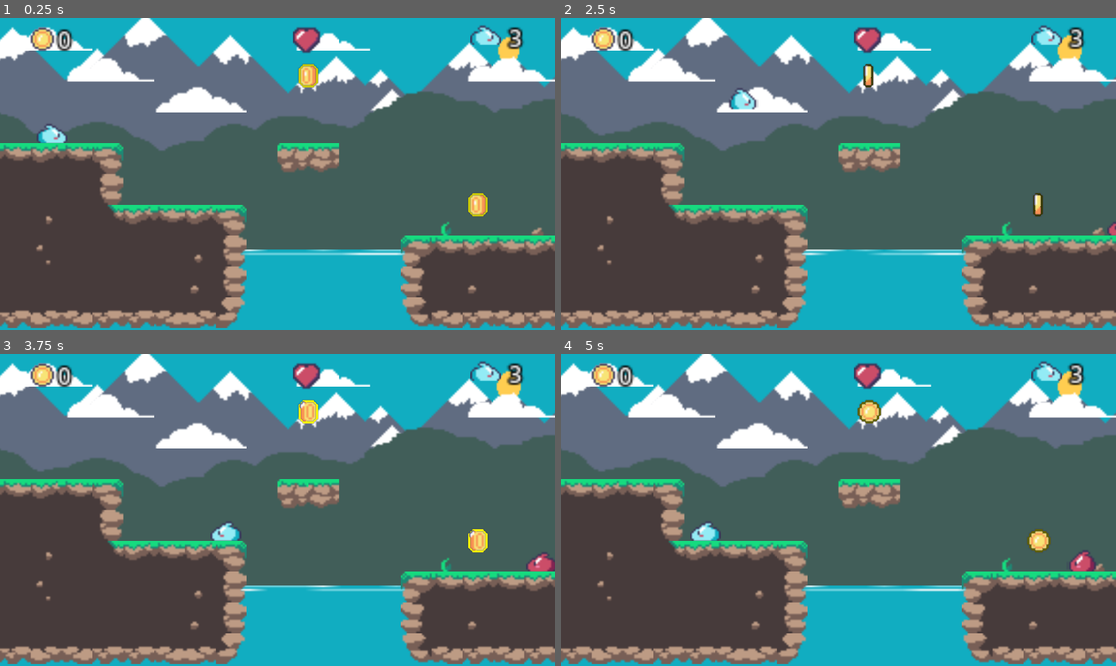
Above: before the commit, frames 1-4 (two rows, left to right).
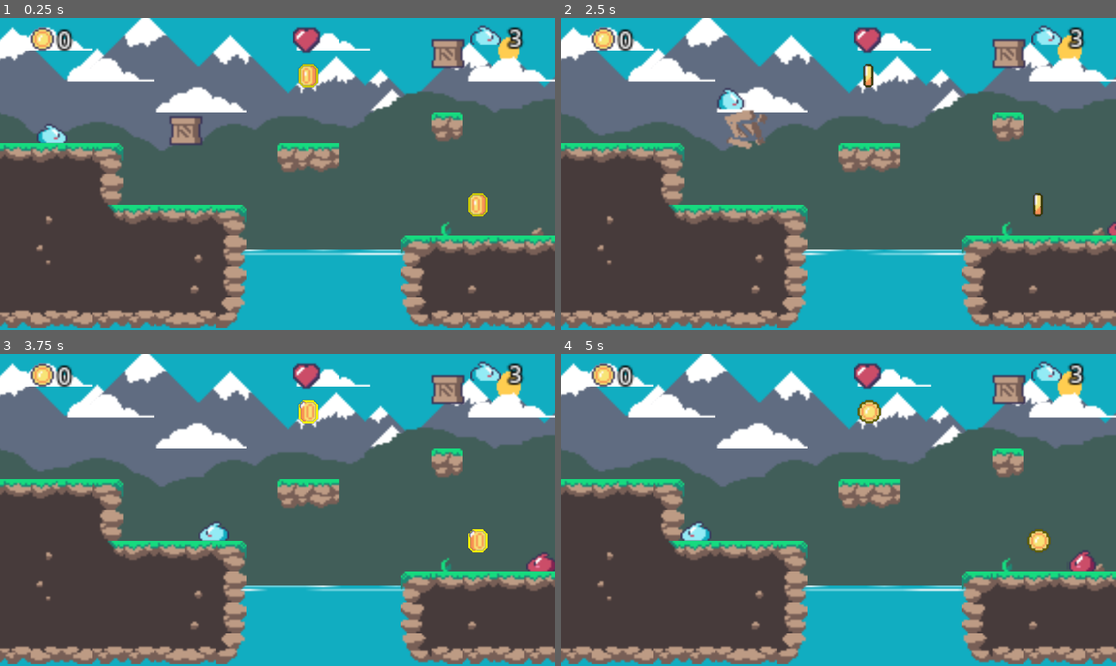
Above: after the commit, the same moments.

Repository: jacmba/godot-2d-platformer-game
Game: Godot game, scene res://scenes/world/stage2.tscn
Two runs of this game, one before a commit and one after it. Both use one fixed random seed, a clock stepped at 60 frames per second and the inputs below. This scene is started directly instead of the project's main scene.
Inputs (mouse positions are in pixels of both pictures, inside the frame that each line leads up to):
- Up to frame 1 (0.25 s): no input
- Up to frame 2 (2.5 s): tap Enter at 0.5 s; move the mouse to (960, 158) at 0.52 s; hold Right (move_right) 0.53-1.25 s; hold Shift 0.53-1.25 s; click (960, 158) at 0.67 s; tap Space (jump) at 0.77 s; drag from (727, 189) to (1038, 205) at 1.27 s; move the mouse to (894, 105) at 2.02 s; hold Right (move_right) from 2.03 s (still down); tap Ctrl at 2.1 s
- Up to frame 3 (3.75 s): release Right (move_right) at 2.75 s; drag from (249, 572) to (310, 413) at 2.77 s; move the mouse to (444, 556) at 3.52 s; hold Left (move_left) from 3.53 s (still down); tap Alt at 3.6 s
- Up to frame 4 (5 s): tap Space (jump) at 3.77 s; release Left (move_left) at 4.25 s; drag from (672, 463) to (1093, 559) at 4.27 s

The runs differ from the first frame. In frame 1, 1.5% of the frame differs, in the area x 30-84%, y 6-41%; in frame 2, 1.9%, in the area x 28-84%, y 6-43%; in frame 3, 1.4%; in frame 4, 1.3%.

Commit message:
Items and boxes. TDD script

Diff:
--- a/scenes/packed/hud.tscn
+++ b/scenes/packed/hud.tscn
@@ -11,7 +11,7 @@
 outline_size = 4
 outline_color = Color(0, 0, 0, 1)
 
-[node name="HUD" type="CanvasLayer" groups=["coin_listeners", "damage_listeners", "dead_zone_listeners", "death_listeners"]]
+[node name="HUD" type="CanvasLayer" groups=["coin_listeners", "damage_listeners", "dead_zone_listeners", "death_listeners", "powerup_listeners"]]
 offset = Vector2(600, 300)
 scale = Vector2(4, 4)
 transform = Transform2D(4, 0, 0, 4, 600, 300)
--- /dev/null
+++ b/scenes/packed/item_box.tscn
@@ -0,0 +1,79 @@
+[gd_scene load_steps=9 format=3 uid="uid://c281wdt5k5cq1"]
+
+[ext_resource type="Script" path="res://scripts/item_box.gd" id="1_57qsv"]
+[ext_resource type="Texture2D" uid="uid://b5tsifg5m3ta" path="res://rocky_roads/Objects/crate.png" id="1_tn4nt"]
+
+[sub_resource type="Animation" id="Animation_67lmv"]
+resource_name = "idle"
+
+[sub_resource type="Animation" id="Animation_rjbvt"]
+resource_name = "break"
+length = 0.4
+tracks/0/type = "value"
+tracks/0/imported = false
+tracks/0/enabled = true
+tracks/0/path = NodePath("Sprite2D:frame")
+tracks/0/interp = 1
+tracks/0/loop_wrap = true
+tracks/0/keys = {
+"times": PackedFloat32Array(0, 0.1, 0.2, 0.3),
+"transitions": PackedFloat32Array(1, 1, 1, 1),
+"update": 1,
+"values": [0, 1, 2, 3]
+}
+
+[sub_resource type="Animation" id="Animation_stt24"]
+length = 0.001
+tracks/0/type = "value"
+tracks/0/imported = false
+tracks/0/enabled = true
+tracks/0/path = NodePath("Sprite2D:frame")
+tracks/0/interp = 1
+tracks/0/loop_wrap = true
+tracks/0/keys = {
+"times": PackedFloat32Array(0),
+"transitions": PackedFloat32Array(1),
+"update": 1,
+"values": [0]
+}
+
+[sub_resource type="AnimationLibrary" id="AnimationLibrary_66wci"]
+_data = {
+"RESET": SubResource("Animation_stt24"),
+"break": SubResource("Animation_rjbvt"),
+"idle": SubResource("Animation_67lmv")
+}
+
+[sub_resource type="RectangleShape2D" id="RectangleShape2D_x5oll"]
+size = Vector2(14, 12)
+
+[sub_resource type="RectangleShape2D" id="RectangleShape2D_p3kwr"]
+size = Vector2(18, 11)
+
+[node name="ItemBox" type="Node2D"]
+script = ExtResource("1_57qsv")
+
+[node name="Sprite2D" type="Sprite2D" parent="."]
+texture = ExtResource("1_tn4nt")
+hframes = 4
+
+[node name="AnimationPlayer" type="AnimationPlayer" parent="."]
+libraries = {
+"": SubResource("AnimationLibrary_66wci")
+}
+
+[node name="StaticBody2D" type="StaticBody2D" parent="."]
+collision_mask = 512
+
+[node name="CollisionShape2D" type="CollisionShape2D" parent="StaticBody2D"]
+position = Vector2(0, 1)
+shape = SubResource("RectangleShape2D_x5oll")
+
+[node name="BreakDetector" type="Area2D" parent="."]
+collision_mask = 512
+
+[node name="CollisionShape2D" type="CollisionShape2D" parent="BreakDetector"]
+position = Vector2(0, 8.5)
+shape = SubResource("RectangleShape2D_p3kwr")
+
+[connection signal="body_entered" from="BreakDetector" to="." method="_on_broken"]
--- /dev/null
+++ b/scenes/packed/powerup_item.tscn
@@ -0,0 +1,109 @@
+[gd_scene load_steps=9 format=3 uid="uid://bmd3jeggncpr0"]
+
+[ext_resource type="Texture2D" uid="uid://cacjvq3bmsmha" path="res://rocky_roads/Objects/apple.png" id="1_jkono"]
+[ext_resource type="Script" path="res://scripts/powerup_item.gd" id="1_wsxb1"]
+
+[sub_resource type="RectangleShape2D" id="RectangleShape2D_dw02b"]
+size = Vector2(16, 16)
+
+[sub_resource type="Animation" id="Animation_xawmy"]
+resource_name = "idle"
+length = 0.1
+
+[sub_resource type="Animation" id="Animation_6ixnr"]
+resource_name = "beat"
+loop_mode = 1
+tracks/0/type = "value"
+tracks/0/imported = false
+tracks/0/enabled = true
+tracks/0/path = NodePath("Sprite2D:scale")
+tracks/0/interp = 1
+tracks/0/loop_wrap = true
+tracks/0/keys = {
+"times": PackedFloat32Array(0, 0.5, 1),
+"transitions": PackedFloat32Array(1, 1, 1),
+"update": 0,
+"values": [Vector2(1, 1), Vector2(2, 2), Vector2(1, 1)]
+}
+
+[sub_resource type="Animation" id="Animation_b4exr"]
+length = 0.001
+tracks/0/type = "value"
+tracks/0/imported = false
+tracks/0/enabled = true
+tracks/0/path = NodePath("Sprite2D:scale")
+tracks/0/interp = 1
+tracks/0/loop_wrap = true
+tracks/0/keys = {
+"times": PackedFloat32Array(0),
+"transitions": PackedFloat32Array(1),
+"update": 0,
+"values": [Vector2(1, 1)]
+}
+tracks/1/type = "value"
+tracks/1/imported = false
+tracks/1/enabled = true
+tracks/1/path = NodePath("Sprite2D:position")
+tracks/1/interp = 1
+tracks/1/loop_wrap = true
+tracks/1/keys = {
+"times": PackedFloat32Array(0),
+"transitions": PackedFloat32Array(1),
+"update": 0,
+"values": [Vector2(0, 0)]
+}
+
+[sub_resource type="Animation" id="Animation_siye4"]
+resource_name = "powerup"
+tracks/0/type = "value"
+tracks/0/imported = false
+tracks/0/enabled = true
+tracks/0/path = NodePath("Sprite2D:scale")
+tracks/0/interp = 1
+tracks/0/loop_wrap = true
+tracks/0/keys = {
+"times": PackedFloat32Array(0, 0.3),
+"transitions": PackedFloat32Array(1, 1),
+"update": 0,
+"values": [Vector2(1, 1), Vector2(0.5, 0.5)]
+}
+tracks/1/type = "value"
+tracks/1/imported = false
+tracks/1/enabled = true
+tracks/1/path = NodePath("Sprite2D:position")
+tracks/1/interp = 1
+tracks/1/loop_wrap = true
+tracks/1/keys = {
+"times": PackedFloat32Array(0, 1),
+"transitions": PackedFloat32Array(1, 1),
+"update": 0,
+"values": [Vector2(0, 0), Vector2(0, -50)]
+}
+
+[sub_resource type="AnimationLibrary" id="AnimationLibrary_pytem"]
+_data = {
+"RESET": SubResource("Animation_b4exr"),
+"beat": SubResource("Animation_6ixnr"),
+"idle": SubResource("Animation_xawmy"),
+"powerup": SubResource("Animation_siye4")
+}
+
+[node name="PowerupItem" type="Node2D"]
+script = ExtResource("1_wsxb1")
+
+[node name="Sprite2D" type="Sprite2D" parent="."]
+texture = ExtResource("1_jkono")
+
+[node name="Area2D" type="Area2D" parent="Sprite2D"]
+collision_mask = 512
+
+[node name="CollisionShape2D" type="CollisionShape2D" parent="Sprite2D/Area2D"]
+shape = SubResource("RectangleShape2D_dw02b")
+
+[node name="AnimationPlayer" type="AnimationPlayer" parent="."]
+autoplay = "beat"
+libraries = {
+"": SubResource("AnimationLibrary_pytem")
+}
+
+[connection signal="body_entered" from="Sprite2D/Area2D" to="." method="_on_powerup_collected"]
--- a/scenes/world/stage1.tscn
+++ b/scenes/world/stage1.tscn
@@ -7,6 +7,7 @@
 [ext_resource type="PackedScene" uid="uid://dctac3vkoen7a" path="res://scenes/packed/game_cam.tscn" id="7_1j7k8"]
 [ext_resource type="Texture2D" uid="uid://djtqc4iegjyk" path="res://rocky_roads/Deco/sun.png" id="7_md4jf"]
 [ext_resource type="Texture2D" uid="uid://hu8ug54k5h6c" path="res://rocky_roads/Backgrounds/trees.png" id="8_ypsck"]
+[ext_resource type="PackedScene" uid="uid://c281wdt5k5cq1" path="res://scenes/packed/item_box.tscn" id="9_35qqv"]
 [ext_resource type="PackedScene" uid="uid://bs30511hnqtly" path="res://scenes/packed/hud.tscn" id="10_p45xr"]
 [ext_resource type="PackedScene" uid="uid://cjj0s16uapswj" path="res://scenes/packed/coin.tscn" id="10_y0l7i"]
 [ext_resource type="PackedScene" uid="uid://bki6p1fgynypd" path="res://scenes/packed/slime_enemy.tscn" id="11_b835w"]
@@ -362,6 +363,11 @@
 [node name="Coin5" parent="Stage/Objects/Coins" groups=["coins"] instance=ExtResource("10_y0l7i")]
 position = Vector2(544, -24)
 
+[node name="Items" type="Node" parent="Stage/Objects"]
+
+[node name="ItemBox" parent="Stage/Objects/Items" instance=ExtResource("9_35qqv")]
+position = Vector2(40, 6)
+
 [node name="Player" parent="Stage" instance=ExtResource("11_o0esj")]
 position = Vector2(-48, -8)
 
--- a/scenes/world/stage2.tscn
+++ b/scenes/world/stage2.tscn
@@ -12,6 +12,8 @@
 [ext_resource type="PackedScene" uid="uid://0pxk3tcg3l60" path="res://scenes/packed/player.tscn" id="11_dyu70"]
 [ext_resource type="PackedScene" uid="uid://bs30511hnqtly" path="res://scenes/packed/hud.tscn" id="11_x3csq"]
 [ext_resource type="PackedScene" uid="uid://bki6p1fgynypd" path="res://scenes/packed/slime_enemy.tscn" id="12_td6by"]
+[ext_resource type="PackedScene" uid="uid://bmd3jeggncpr0" path="res://scenes/packed/powerup_item.tscn" id="13_ym4k8"]
+[ext_resource type="PackedScene" uid="uid://c281wdt5k5cq1" path="res://scenes/packed/item_box.tscn" id="14_nnfsg"]
 
 [sub_resource type="TileMapPattern" id="TileMapPattern_gbeb3"]
 tile_data = PackedInt32Array(0, 131072, 1, 1, 196608, 1, 2, 262144, 1, 3, 327680, 1)
@@ -287,7 +289,7 @@
 [node name="Stage" type="TileMap" parent="."]
 tile_set = SubResource("TileSet_t2dct")
 format = 2
-layer_0/tile_data = PackedInt32Array(-327678, 131073, 1, -32 …(4022 unchanged characters)… 31072, 1, 65579, 2, 1, 131115, 196608, 1)
+layer_0/tile_data = PackedInt32Array(-327678, 131073, 1, -32 …(4022 unchanged characters)… 31072, 1, 65579, 2, 1, 131115, 196608, 1, -131067, 524288, 1)
 
 [node name="Scenery" type="Node" parent="Stage"]
 
@@ -401,6 +403,21 @@
 [node name="Coin7" parent="Stage/Objects/Coins" groups=["coins"] instance=ExtResource("10_81ln4")]
 position = Vector2(680, 0)
 
+[node name="Items" type="Node" parent="Stage/Objects"]
+
+[node name="ItemPowerup" parent="Stage/Objects/Items" instance=ExtResource("14_nnfsg")]
+position = Vector2(88, -64)
+item = ExtResource("13_ym4k8")
+
+[node name="ItemBoxEmpty" parent="Stage/Objects/Items" instance=ExtResource("14_nnfsg")]
+position = Vector2(-48, -24)
+
+[node name="ItemBoxEmpty2" parent="Stage/Objects/Items" instance=ExtResource("14_nnfsg")]
+position = Vector2(224, 16)
+
+[node name="ItemBoxEmpty3" parent="Stage/Objects/Items" instance=ExtResource("14_nnfsg")]
+position = Vector2(240, 16)
+
 [node name="Player" parent="Stage" instance=ExtResource("11_dyu70")]
 position = Vector2(-117, -24)
 
--- a/scenes/world/stage3.tscn
+++ b/scenes/world/stage3.tscn
@@ -12,6 +12,7 @@
 [ext_resource type="Texture2D" uid="uid://qpykc73otcha" path="res://rocky_roads/Enemies/spikes.png" id="10_r2ggb"]
 [ext_resource type="PackedScene" uid="uid://cjj0s16uapswj" path="res://scenes/packed/coin.tscn" id="10_xgq10"]
 [ext_resource type="PackedScene" uid="uid://0pxk3tcg3l60" path="res://scenes/packed/player.tscn" id="11_k5ejf"]
+[ext_resource type="PackedScene" uid="uid://c281wdt5k5cq1" path="res://scenes/packed/item_box.tscn" id="13_713dt"]
 [ext_resource type="PackedScene" uid="uid://bs30511hnqtly" path="res://scenes/packed/hud.tscn" id="14_hayqj"]
 [ext_resource type="PackedScene" uid="uid://7a8nvmpe835v" path="res://scenes/packed/saw.tscn" id="14_k8jp1"]
 [ext_resource type="PackedScene" uid="uid://bki6p1fgynypd" path="res://scenes/packed/slime_enemy.tscn" id="15_618wg"]
@@ -461,6 +462,17 @@
 [node name="Coin7" parent="Stage/Objects/Coins" groups=["coins"] instance=ExtResource("10_xgq10")]
 position = Vector2(744, -40)
 
+[node name="Items" type="Node" parent="Stage/Objects"]
+
+[node name="ItemBox" parent="Stage/Objects/Items" instance=ExtResource("13_713dt")]
+position = Vector2(96, 8)
+
+[node name="ItemBox2" parent="Stage/Objects/Items" instance=ExtResource("13_713dt")]
+position = Vector2(112, 8)
+
+[node name="ItemBox3" parent="Stage/Objects/Items" instance=ExtResource("13_713dt")]
+position = Vector2(80, 8)
+
 [node name="Player" parent="Stage" instance=ExtResource("11_k5ejf")]
 position = Vector2(-133, 24)
 
--- a/scripts/game.gd
+++ b/scripts/game.gd
@@ -55,3 +55,7 @@
 
 func _on_goal_entered(_body):
 	get_parent().get_node("Stage/Timers/StageClearTimer").start()
+
+func _on_powerup(power):
+	gameData.powerup(power)
+	updateCounters()
--- a/scripts/game_data.gd
+++ b/scripts/game_data.gd
@@ -47,6 +47,9 @@
 	health -= damage
 	health = clamp(health, 0, MAX_HEALTH)
 
+func powerup(power):
+	takeDamage(-power)
+
 func getStage() -> int:
 	return stage
 
--- /dev/null
+++ b/scripts/item_box.gd
@@ -0,0 +1,17 @@
+extends Node2D
+
+class_name ItemBox
+
+@export var item: PackedScene = null
+
+@onready var anim: AnimationPlayer = $AnimationPlayer
+
+func _on_broken(body):
+	if body.velocity.y < -0.1:
+		anim.play("break")
+		await anim.animation_finished
+		if item != null:
+			var item_instance = item.instantiate()
+			item_instance.position = position
+			get_parent().add_child(item_instance)
+		queue_free()
--- /dev/null
+++ b/scripts/powerup_item.gd
@@ -0,0 +1,21 @@
+extends Node2D
+
+class_name PowerupItem
+
+@export var power: int = 1
+@export var force_sprite: Texture = null
+
+@onready var anim: AnimationPlayer = $AnimationPlayer
+@onready var sprite: Sprite2D = $Sprite2D
+@onready var area: Area2D = $Sprite2D/Area2D
+
+func _init():
+	if force_sprite != null:
+		sprite.texture = force_sprite
+
+func _on_powerup_collected(_foo):
+	area.set_process(false)
+	anim.play("powerup")
+	get_tree().call_group("powerup_listeners", "_on_powerup", power)
+	await anim.animation_finished
+	queue_free()
--- a/test/unit/test_game_data.gd
+++ b/test/unit/test_game_data.gd
@@ -5,6 +5,10 @@
 func before_all():
 	gut.p("Starting tests")
 	data = GameData.getInstance()
+
+func before_each():
+	data.restoreLevel()
+	data.newGame()
 
 func test_instance_is_not_null():
 	assert_not_null(data, "Game data instance should not be null")
@@ -42,3 +46,13 @@
 	assert_eq(data.getStage(), 2, "Stage should be 2")
 	data.newGame()
 	assert_eq(data.getStage(), 1, "Stage should be 1 again")
+
+func test_powerup():
+	data.takeDamage(2)
+	assert_eq(data.getHealth(), 2, "Health should be 2")
+	data.powerup(1)
+	assert_eq(data.getHealth(), 3, "Health should be 3")
+
+func test_powerUpShouldNotGoBeyondMaximum():
+	data.powerup(5)
+	assert_eq(data.getHealth(), 4, "Health should not go beyond 4")
Not shown: 1 places in scenes/world/stage1.tscn that only renumber resources
Not shown: 1 places in scenes/world/stage2.tscn that only renumber resources
Not shown: 1 places in scenes/world/stage3.tscn that only renumber resources
Not shown, added: tdd.sh
